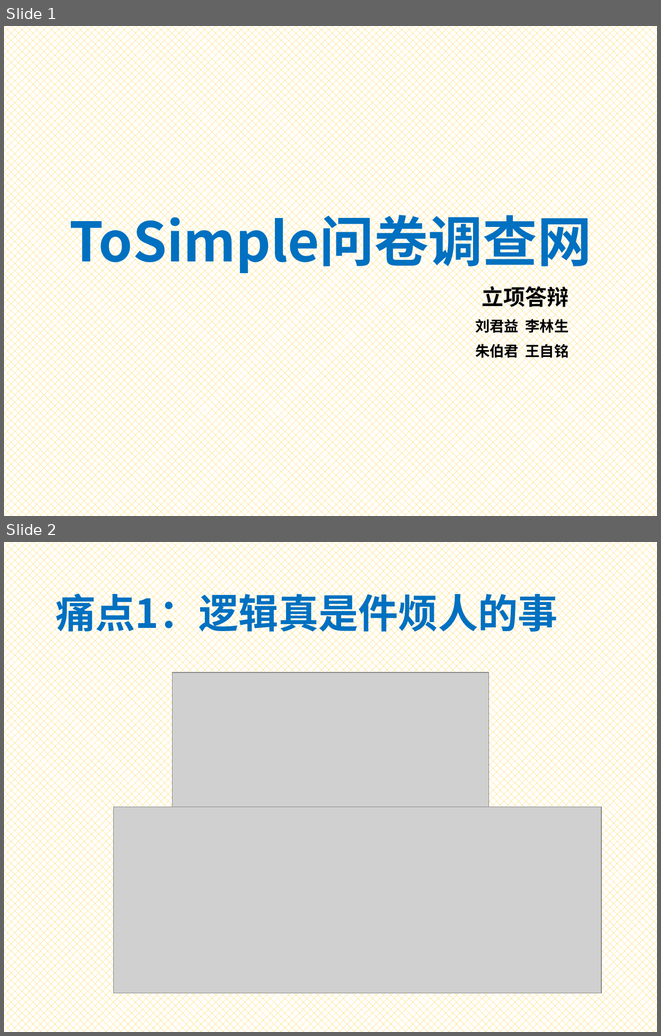
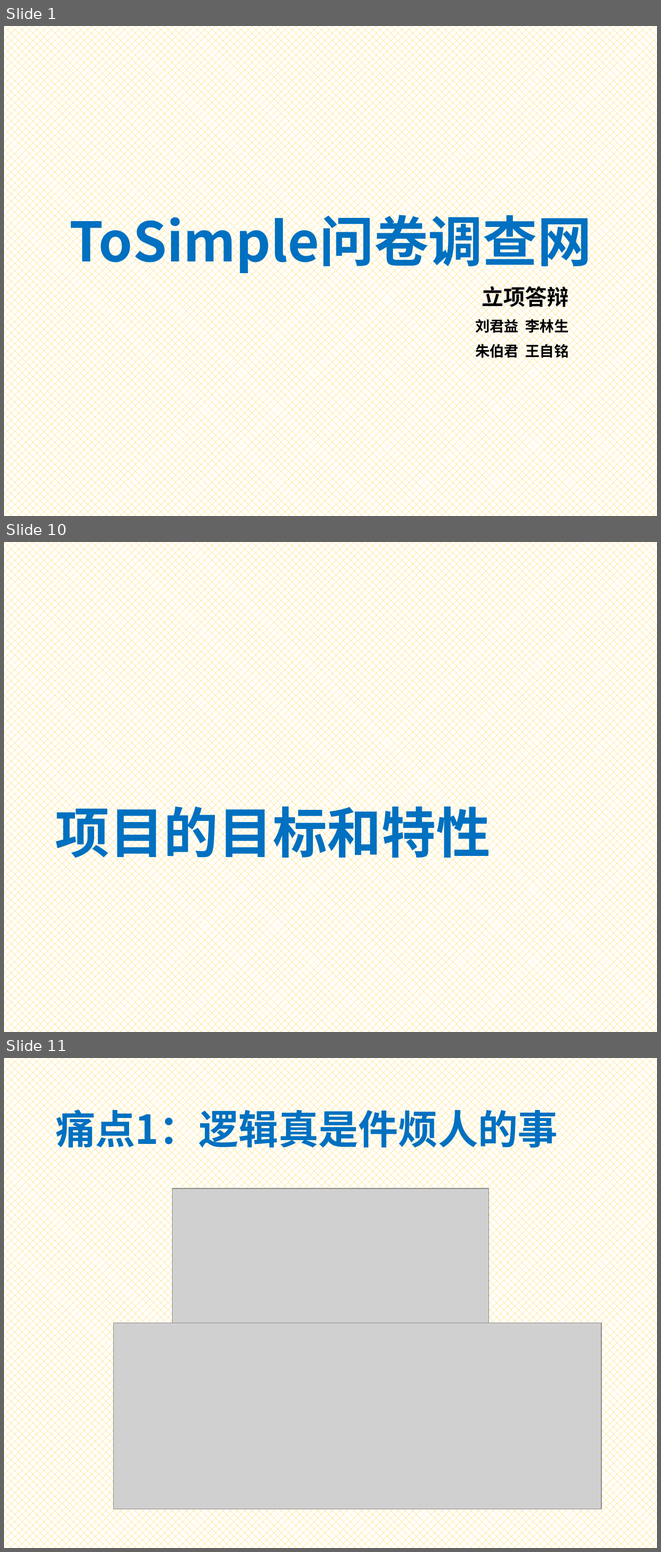
Before and after one commit to Bonjourz/to-simple, a slide deck: Presentation2 Template.pptx. Shown one above the other, each under a label of ours: slides 1 and 2 before the commit, slides 1, 10 and 11 after it; the slides between them are not shown. The pictures are 661x1036 and 661x1552 pixels, drawn with LibreOffice and Linux fonts; fonts in the diff are those of the drawing; grey boxes stand for pictures. Boxes give left, top, right and bottom in pixels: in the first picture for what was removed or moved away, otherwise in the second. Text is boxed around its words. In the diff, an @@ line names an element or a change of style, - is before the commit and + after.

```diff
--- a/Presentation2 Template.pptx
+++ b/Presentation2 Template.pptx
@@ slide 10 added at bbox=[4, 542, 657, 1032], background pattern #FFC000 on #FFFFFF @@
@@ title added at bbox=[55, 797, 490, 866], 60 pt, text #0070C0, bold @@
+项目的目标和特性
@@ what was slide 2 is now slide 11 @@
```
Also in this commit, not shown: 2 slides changed, 18 other slides added, 6 slides removed.
